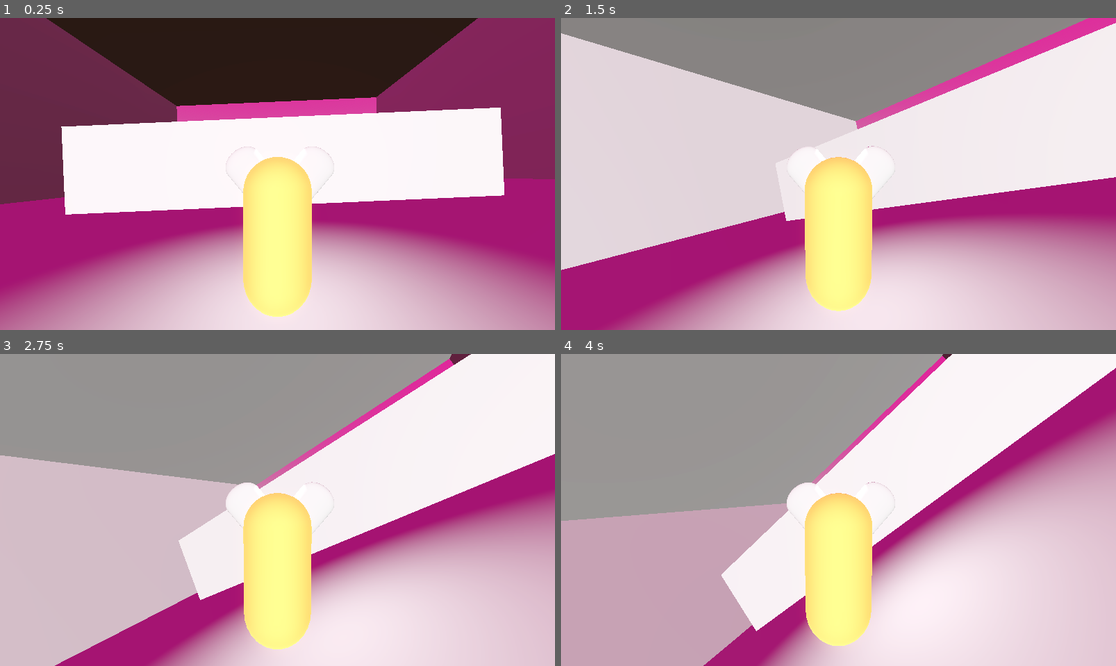
Above: before the commit, frames 1-4 (two rows, left to right).
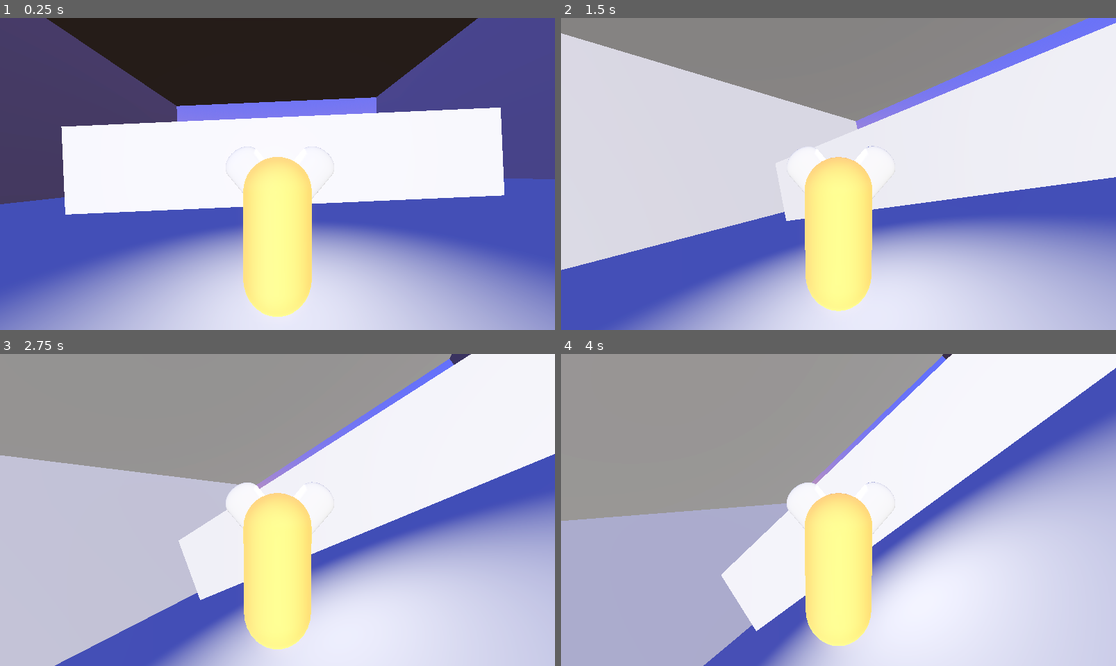
Above: after the commit, the same moments.

Repository: Rufussed/gravity-break
Game: Godot game, scene res://main.tscn
Two runs of this game, one before a commit and one after it. Both use one fixed random seed, a clock stepped at 60 frames per second and the inputs below.
Inputs (mouse positions are in pixels of both pictures, inside the frame that each line leads up to):
- Up to frame 1 (0.25 s): no input
- Up to frame 2 (1.5 s): tap Enter (ui_accept) at 0.5, 0.77 s; move the mouse to (960, 158) at 0.52 s; hold Right (ui_right) 0.53-1.28 s; click (960, 158) at 0.67 s; move the mouse to (810, 174) at 1.27 s; hold Up (ui_up) from 1.28 s (still down)
- Up to frame 3 (2.75 s): keep holding Up (ui_up); tap Enter (ui_accept) at 1.52 s; move the mouse to (288, 503) at 2.02 s
- Up to frame 4 (4 s): keep holding Up (ui_up); move the mouse to (832, 516) at 2.77 s; click (832, 516) at 2.92 s; tap Enter (ui_accept) at 3.02, 3.77 s; move the mouse to (877, 513) at 3.52 s

The runs differ from the first frame. In frame 1, 53% of the frame differs, in the area x 0-100%, y 0-100%; in frame 2, 28%; in frame 3, 18%; in frame 4, 31%.

Commit message:
sky blue

Diff:
--- a/main.tscn
+++ b/main.tscn
@@ -4,7 +4,7 @@
 [ext_resource type="Script" uid="uid://b5nwh1fies51r" path="res://world.gd" id="2_0xm2m"]
 
 [sub_resource type="ProceduralSkyMaterial" id="ProceduralSkyMaterial_0xm2m"]
-sky_top_color = Color(0.780587, 0.121293, 0.471497, 1)
+sky_top_color = Color(0.278246, 0.335415, 1, 1)
 sky_horizon_color = Color(0.628221, 0.455648, 0.534199, 1)
 ground_horizon_color = Color(0.628221, 0.455648, 0.534199, 1)
 
